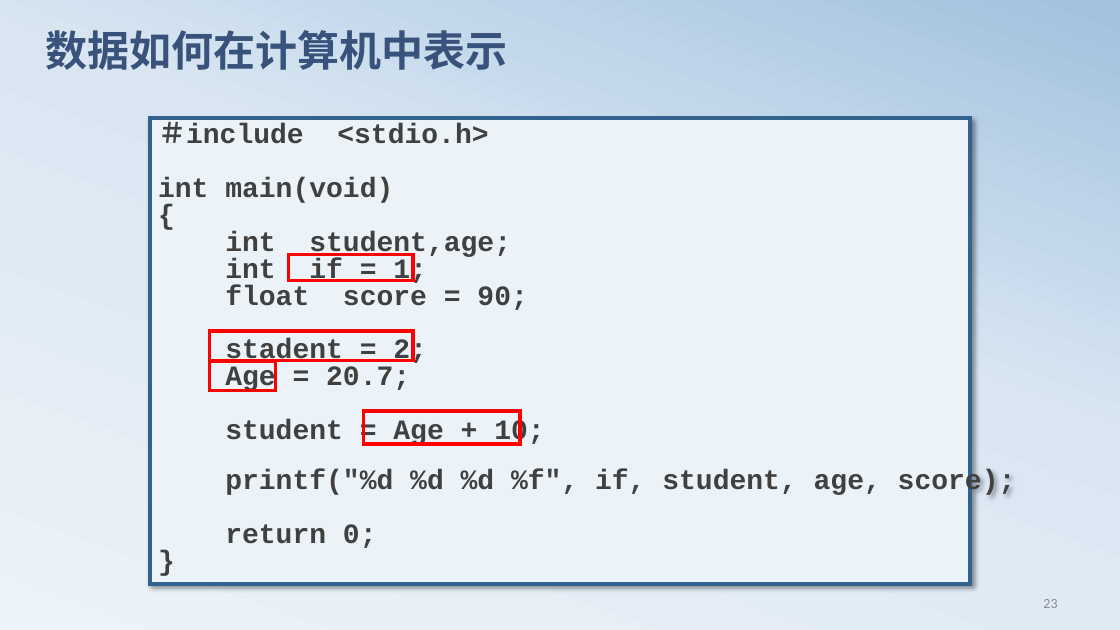
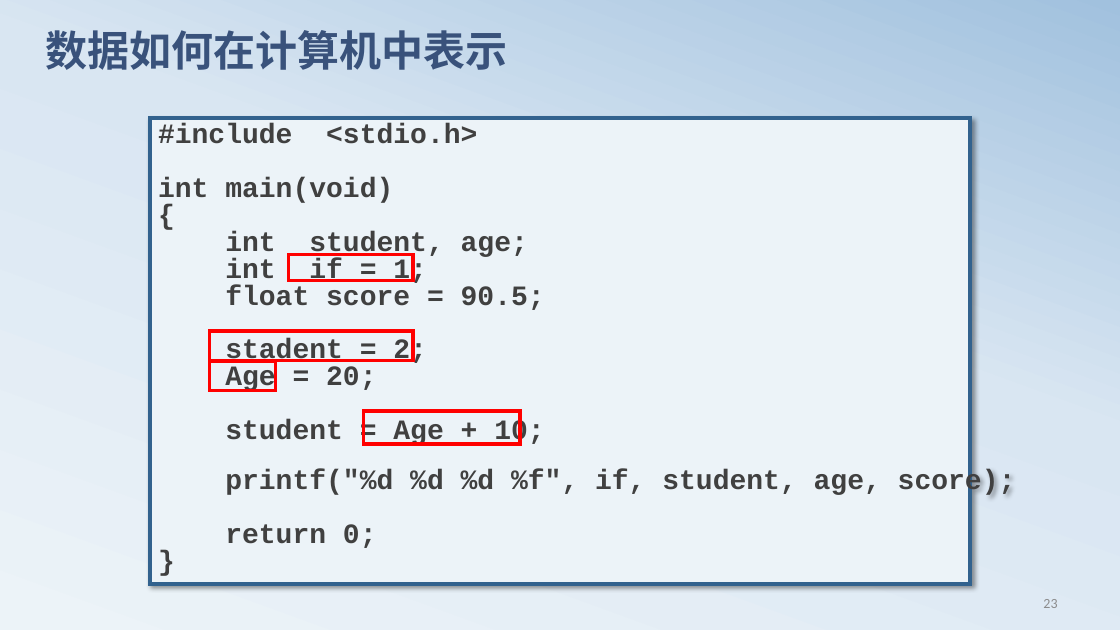
Before and after one commit to edu2act/course-C, a slide deck: slide 24 of materials/slides/chapt02.pptx. Drawn at 1120x630 pixels with LibreOffice and Linux fonts; fonts in the diff are those of the drawing. Boxes give left, top, right and bottom in pixels: in the first picture for what was removed or moved away, otherwise in the second. Text is boxed around its words. In the diff, an @@ line names an element or a change of style, - is before the commit and + after.

```diff
--- a/materials/slides/chapt02.pptx
+++ b/materials/slides/chapt02.pptx
@@ text in rectangle at (x1=158, y1=123, x2=477, y2=144): text changed @@
-＃include <stdio.h>
+#include <stdio.h>
@@ text in rectangle at (x1=225, y1=231, x2=528, y2=259): spaces changed @@
-int student,age;
+int student, age;
@@ text in rectangle at (x1=225, y1=285, x2=545, y2=310): text changed @@
-float score = 90;
+float score = 90.5;
@@ text in rectangle at (x1=225, y1=365, x2=376, y2=392): text changed @@
-Age = 20.7;
+Age = 20;
```
Also in this commit, not shown: 26 other slides changed, 5 other files.
